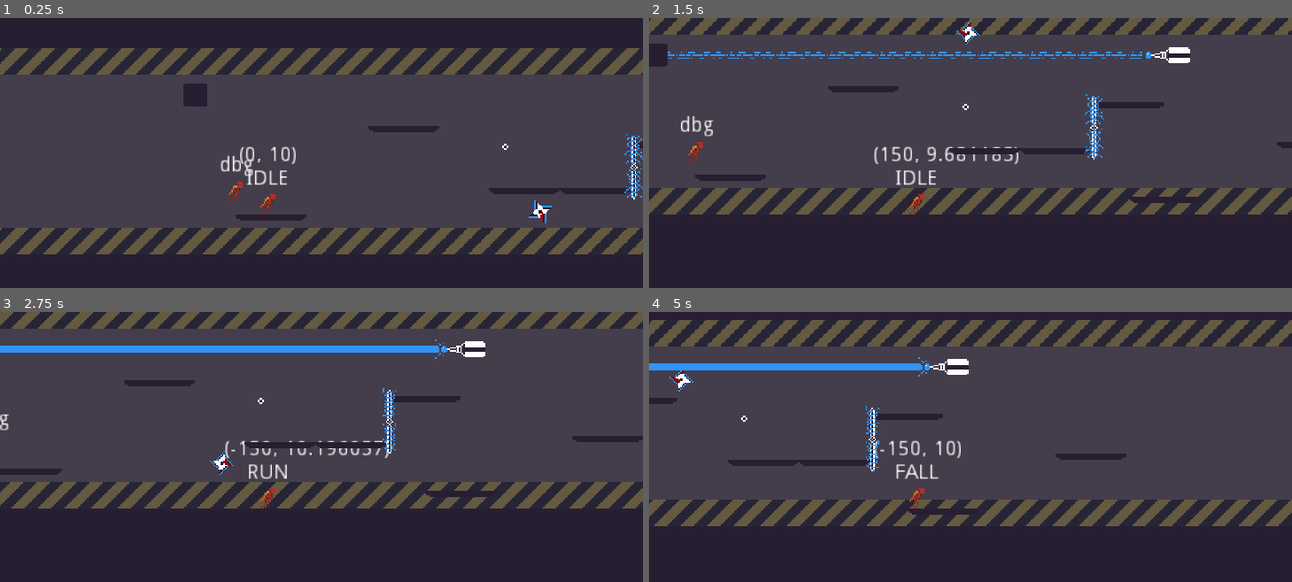
Above: before the commit, frames 1-4 (two rows, left to right).
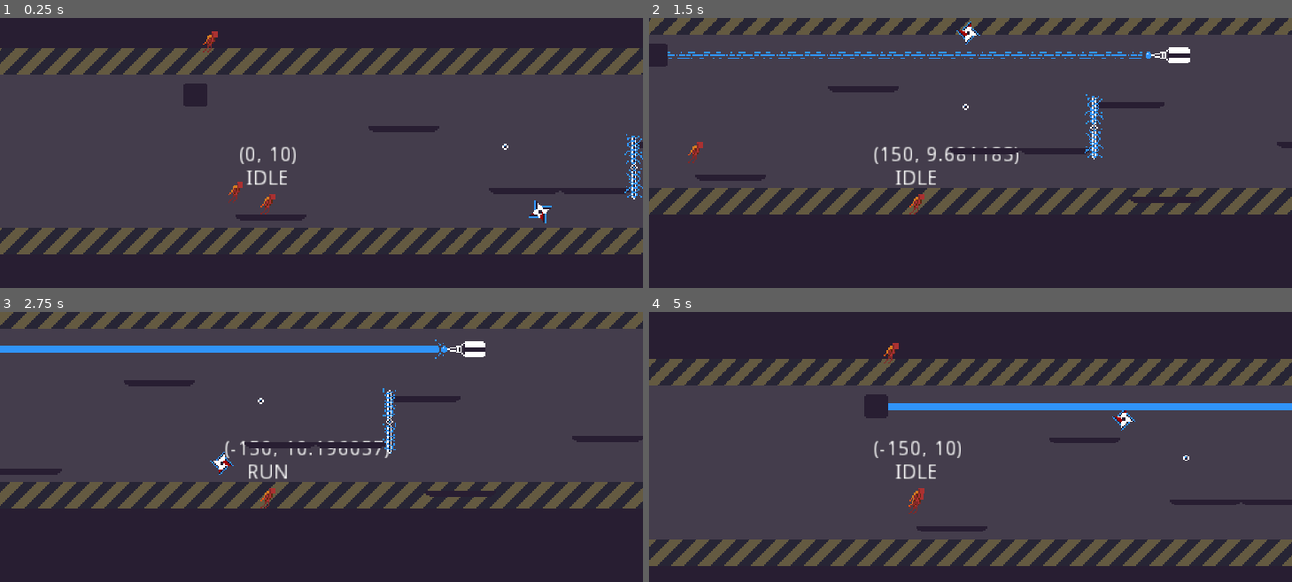
Above: after the commit, the same moments.

Repository: Wes-Ray/Jetpack-Jaywalker
Game: Godot game, scene res://Main.tscn
Same seed, same stepped clock (60 frames per second), same inputs: the game is played once before the commit and once after it.
Inputs:
- Up to frame 1 (0.25 s): no input
- Up to frame 2 (1.5 s): hold D (move_right) from 0.53 s (still down); tap Space (move_jump) at 0.77 s
- Up to frame 3 (2.75 s): tap Space (move_jump) at 1.52 s; release D (move_right) at 2.03 s; hold A (move_left) from 2.03 s (still down)
- Up to frame 4 (5 s): release A (move_left) at 2.78 s; hold D (move_right) 2.78-4.28 s; tap Space (move_jump) at 3.02, 3.77, 4.52 s; tap 1 (debug1) at 4.15 s; hold A (move_left) from 4.28 s (still down); tap 3 (debug3) at 4.9 s

The runs differ from the first frame. In frame 1, 0.2% of the frame differs, in the area x 31-40%, y 4-59%; in frame 2, 0.2%; in frame 3, less than 0.1%; in frame 4, 42%, in the area x 0-100%, y 2-95%.

Commit message:
done

Diff:
--- a/Player/Player.gd
+++ b/Player/Player.gd
@@ -30,11 +30,18 @@
 
 
 func _ready() -> void:
-	replay_object = GlobalReplayOrchestrator.register_player_to_record(self)
+	GlobalReplayOrchestrator.register_player(self)
+	replay_object = GlobalReplayOrchestrator.get_current_record()
 
 
 func kill_player() -> void:
 	player_state = State.DEAD
+
+
+func respawn() -> void:
+	replay_object = GlobalReplayOrchestrator.get_current_record()
+	player_state = State.IDLE
+	position = Vector2(20, 100)
 
 
 func _physics_process(_delta: float) -> void:
@@ -99,10 +106,6 @@
 
 		State.DEAD:
 			debug_state_label.text = "DEAD"
-			# code for freezing player in place
-			velocity = Vector2.ZERO
-			max_walk_speed = 0
-			max_fall_speed = 0
 
 		_:
 			debug_state_label.text = "ERROR"
@@ -113,8 +116,12 @@
 	# note: consider move_and_slide_with_snap() if the player goes down ramps
 	# note: may need to move velocity updates into states themselves, but could also just adjust
 	# movement multipliers in each state as appropriate
-	velocity.x = move_toward(velocity.x, walk_input * max_walk_speed, walk_force)
-	velocity.y = move_toward(velocity.y, max_fall_speed, gravity_strength)
+
+	if player_state == State.DEAD:
+		velocity = Vector2.ZERO
+	else:
+		velocity.x = move_toward(velocity.x, walk_input * max_walk_speed, walk_force)
+		velocity.y = move_toward(velocity.y, max_fall_speed, gravity_strength)
 
 	debug_velocity_label.text = str(velocity)
 	velocity = move_and_slide(velocity, Vector2.UP)
--- a/Replay/GlobalReplayOrchestrator.gd
+++ b/Replay/GlobalReplayOrchestrator.gd
@@ -5,32 +5,54 @@
 enum State {IDLE, RUN, FALL, JUMP, JET_PACK, ON_WALL, DEAD}
 
 var record_objects := []
-var current_record := 0  # current player saves to this record
+var current_record := -1  # current player saves to this record
 
 var current_player : KinematicBody2D
 
-# must be done before a player is registered
-func register_record_object(record) -> void:
-	print("register record object: ", record)
-	record_objects.append(record)
+const record_preload := preload("res://Replay/Replay.tscn")
 
 
-func register_player_to_record(player) -> Node:
-	print("register player to record: ", player)
+func _ready() -> void:
+	make_new_record()
 
+
+func make_new_record() -> void:
+	print("make new record")
+
+	var new_record = record_preload.instance()
+	# might have to update global position to hide spawn
+	get_tree().get_current_scene().add_child(new_record)
+	record_objects.append(new_record)
+	current_record += 1
+
+
+func register_player(player) -> void:
 	current_player = player
-	var ret = record_objects[current_record]
 
-	current_record += 1
-	if current_record > len(record_objects):
-		print("potential error, more players than available records")
 
-	return ret
+func get_current_record() -> Node:
+	print("sending current record to player")
+
+	return record_objects[current_record]
 
 
 func apply_damage(area) -> void:
 	if area.is_in_group("player"):
 		current_player.kill_player()
+
+
+func replay_all_records() -> void:
+	print("replay all records")
+	for replay in record_objects:
+		replay.replay()
+
+
+func new_round() -> void:
+	print("new round")
+
+	make_new_record()
+
+	current_player.respawn()
 
 
 func _physics_process(_delta: float) -> void:
@@ -53,3 +75,9 @@
 		print("DEBUG 3")
 
 		# start a new round
+		new_round()
+
+#		print("rec: ", record_objects)
+#		print("\trec_len: ", len(record_objects))
+
+		replay_all_records()
--- a/Replay/Replay.gd
+++ b/Replay/Replay.gd
@@ -29,8 +29,6 @@
 	state_record.fill(State.IDLE)
 	coord_record.resize(INITIAL_ARRAY_SIZE)  # inits to all Vector2.ZERO
 
-	GlobalReplayOrchestrator.register_record_object(self)
-
 
 func record_frame(state, coord) -> void:
 	if not recording:
@@ -58,7 +56,7 @@
 	position = coord_record[current_frame]
 
 	debug_misc_label.text = str(position)
-	debug_misc_label.set_global_position(Vector2(0, 50))
+#	debug_misc_label.set_global_position(Vector2(0, 50))
 
 	current_frame += 1
 
@@ -67,4 +65,6 @@
 	_replaying = true
 	current_frame = start_frame
 
-	print("replay")
+	print("replay: ")
+	for i in range(10):
+		print("\t", coord_record[i])
--- a/Replay/Replay.tscn
+++ b/Replay/Replay.tscn
@@ -11,6 +11,7 @@
 hframes = 2
 
 [node name="debug_misc_label" type="Label" parent="."]
+visible = false
 margin_left = -19.0
 margin_top = -24.0
 margin_right = 21.0
